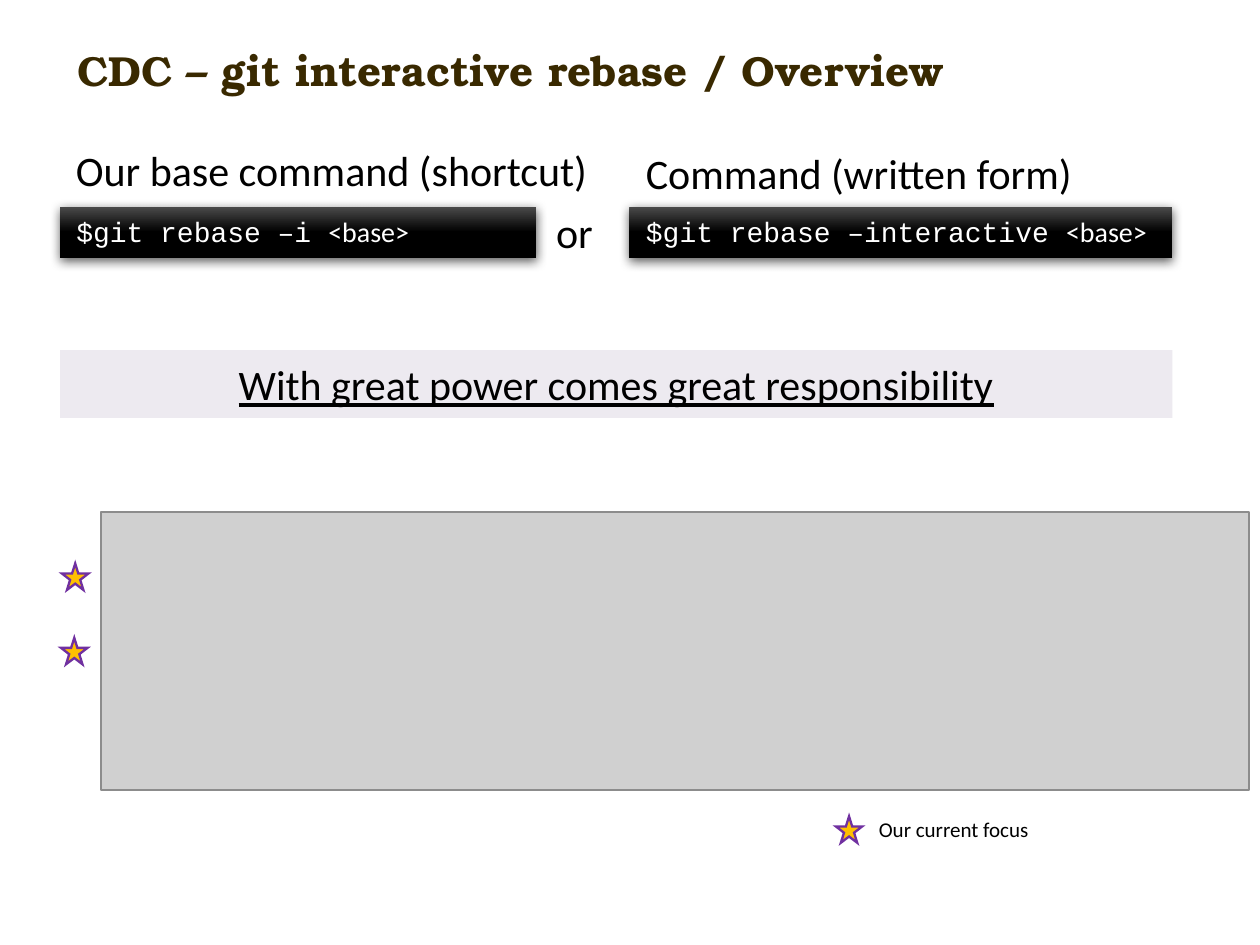
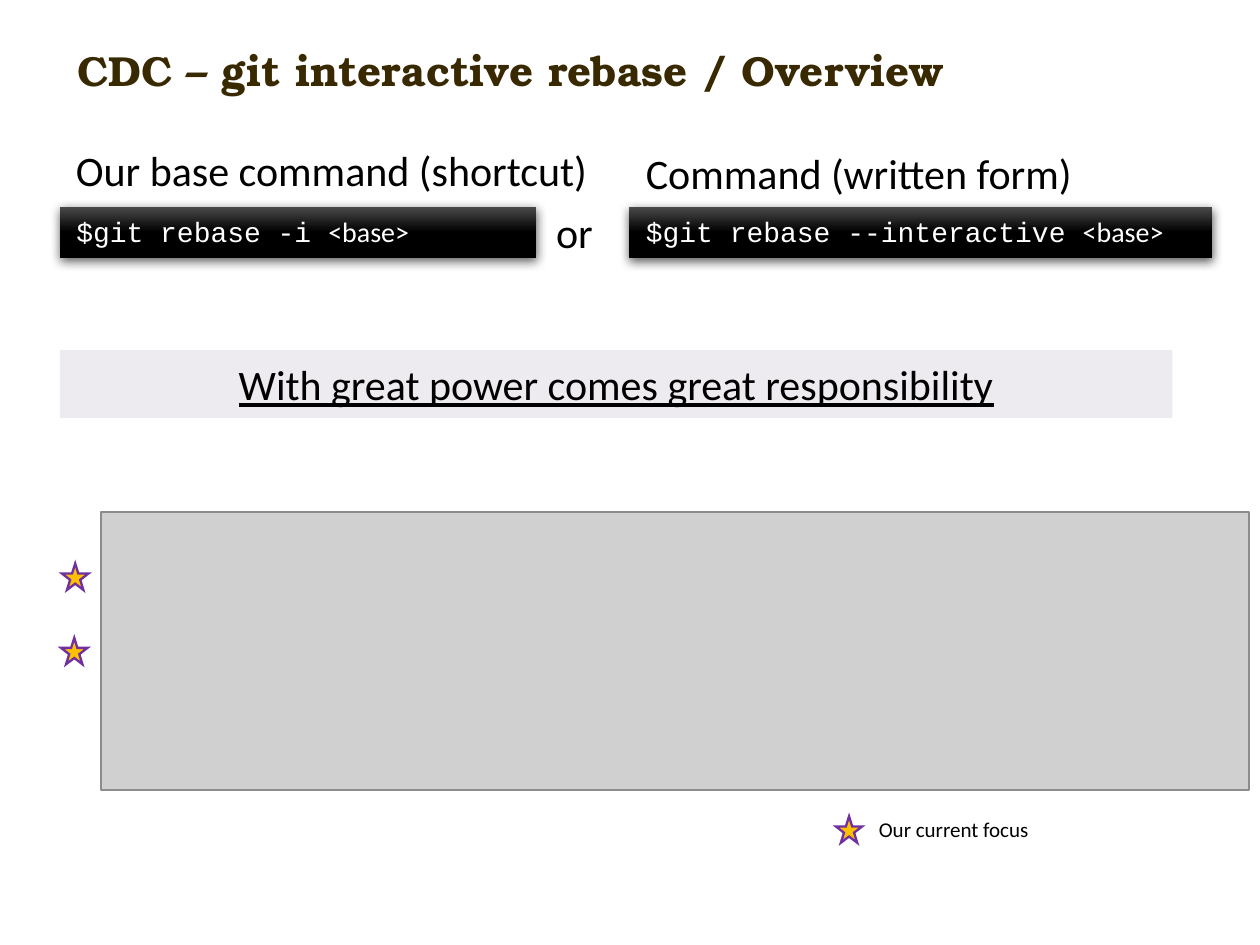
Before and after one commit to carlmitrais/wisdom, a slide deck: slide 6 of cdc_git_ws2.pptx. Drawn at 1260x945 pixels with LibreOffice and Linux fonts; fonts in the diff are those of the drawing; grey boxes stand for pictures; background and template pictures are left out. Boxes give left, top, right and bottom in pixels: in the first picture for what was removed or moved away, otherwise in the second. Text is boxed around its words. In the diff, an @@ line names an element or a change of style, - is before the commit and + after.

```diff
--- a/cdc_git_ws2.pptx
+++ b/cdc_git_ws2.pptx
@@ rectangle "$git rebase --interactive <base>" resized from (x1=630, y1=207, x2=1173, y2=257) to (x1=630, y1=207, x2=1213, y2=257) @@
@@ text in rectangle at (x1=76, y1=222, x2=409, y2=248): text changed @@
-$git rebase –i <base>
+$git rebase -i <base>
@@ text in rectangle at (x1=646, y1=222, x2=1164, y2=248): text changed @@
-$git rebase –interactive <base>
+$git rebase --interactive <base>
```
Also in this commit, not shown: 3 other slides changed.
